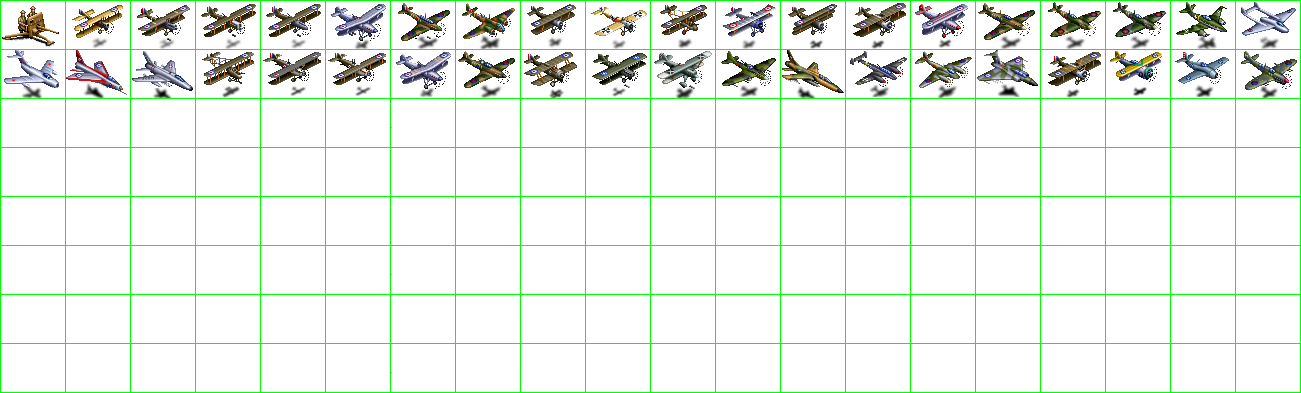
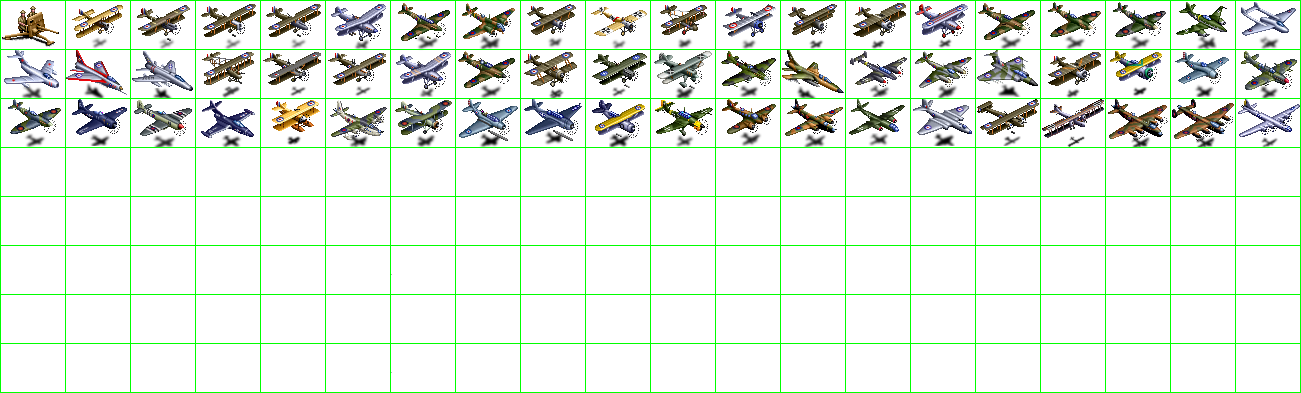
Comparing the layer stacks of the two w=1301, h=393 images. Changes:
painted on "units" over (x1=8, y1=99, x2=1300, y2=147)
